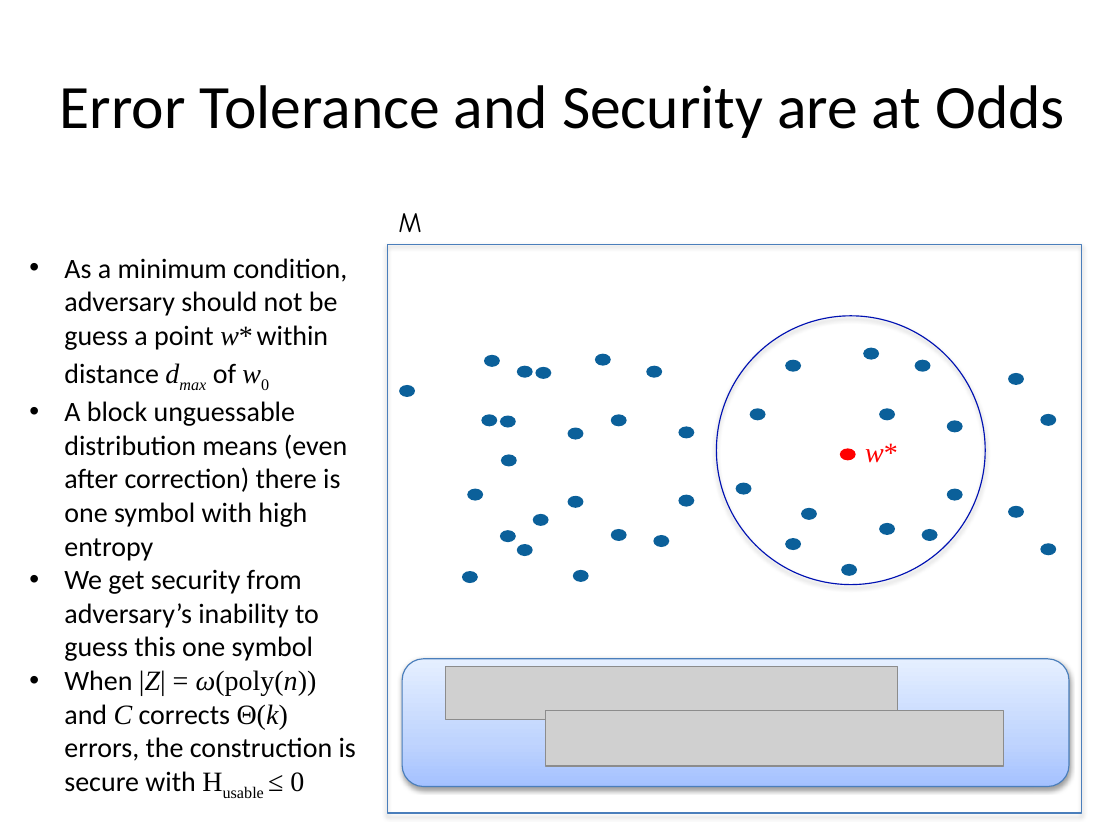
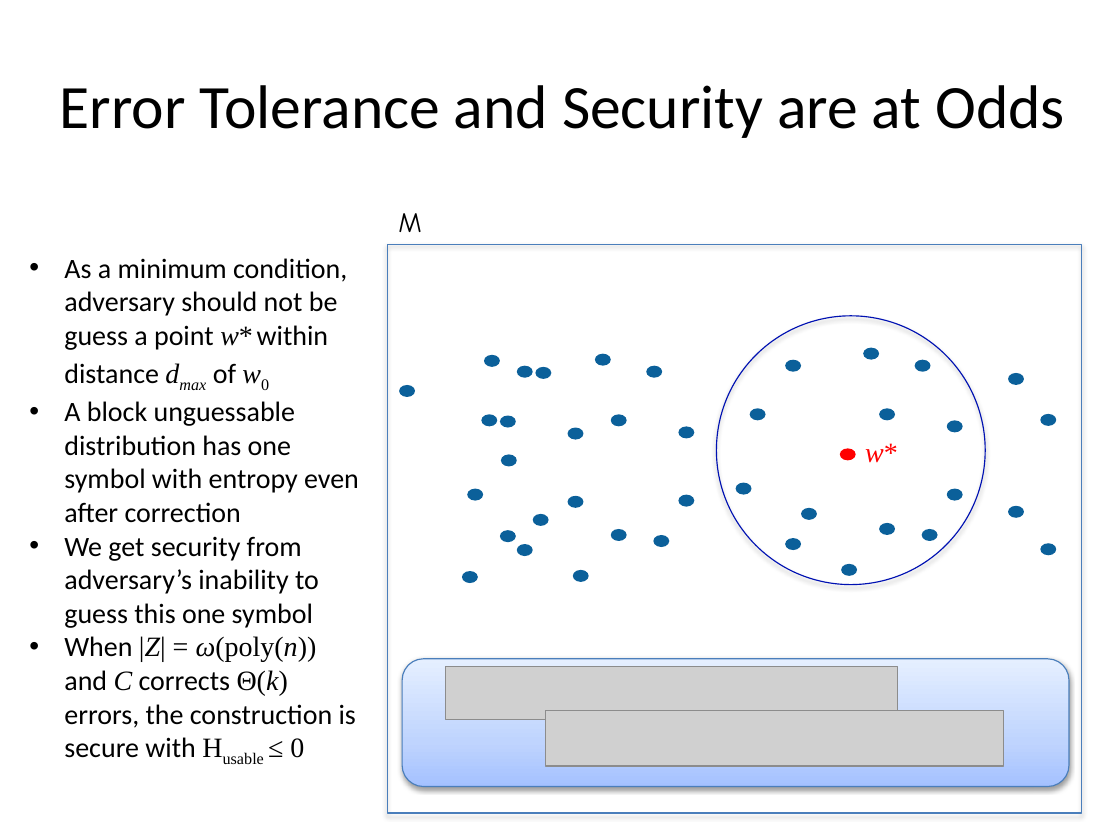
Before and after one commit to xianruimeng/comp-fuzzy-ext, a slide deck: slide 31 of constantRate/KeyDerivationWithNegativeUsable.pptx. Drawn at 1120x840 pixels with LibreOffice and Linux fonts; fonts in the diff are those of the drawing; grey boxes stand for pictures. Boxes give left, top, right and bottom in pixels: in the first picture for what was removed or moved away, otherwise in the second. Text is boxed around its words. In the diff, an @@ line names an element or a change of style, - is before the commit and + after.

```diff
--- a/constantRate/KeyDerivationWithNegativeUsable.pptx
+++ b/constantRate/KeyDerivationWithNegativeUsable.pptx
@@ text at bbox=[64, 401, 359, 523]: text changed @@
-• A block unguessable distribution means (even after correction) there is one symbol with high entropy
+• A block unguessable distribution has one symbol with entropy even after correction
```
Also in this commit, not shown: 36 other slides changed.
